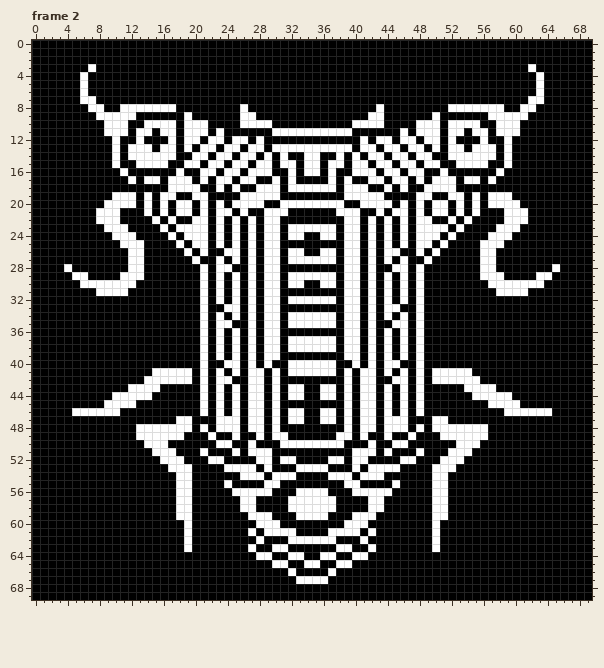
File history of a pixel-art file, aseprite/Enemies/Bosses/V2/boss_03.aseprite. This is how it looked before the edit.
70x70 pixels, 10 frames. Shown: frame 2. The commit also changed other frames, which this record leaves out.
The result:
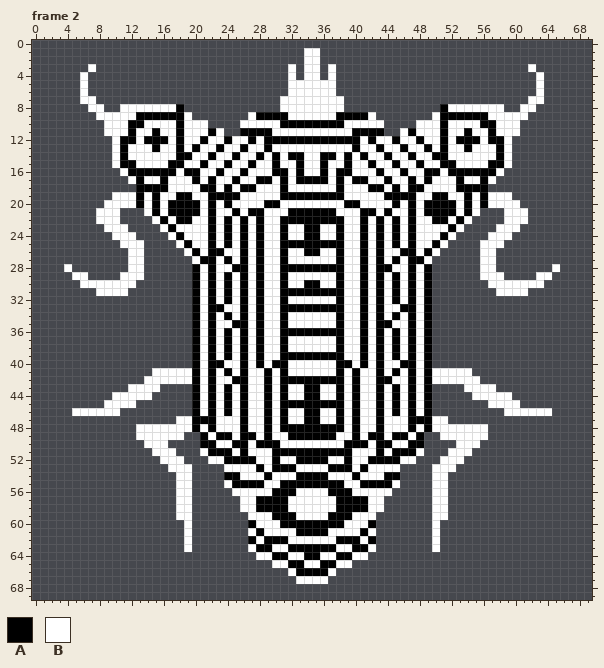
Palette (. is transparent): A #000000  B #ffffff
Edits made:
layer "BG" now hidden
Changed rows in their new state; - is an unchanged pixel.
Frame 2:
first column x 0:
 0 ......................................................................
 1 ..................................BB..................................
 2 ..................................BB..................................
 3 .......-........................B.BB.B........................-.......
 4 ......-.........................B.BB.B.........................-......
 5 ......-.........................BBBBBB.........................-......
 6 ......-.........................BBBBBB.........................-......
 7 ......--.......................BBBBBBBB.......................--......
 8 .......--..--------............BBBBBBBB............--------..--.......
 9 ........------------.......-----BBBBBB-----.......------------........
10 .........-------------....----B--------B----....-------------.........
11 .........---------------..------------------..---------------.........
12 ..........--------------------------------------------------..........
13 ..........--------------------------------------------------..........
14 ..........--------------------------------------------------..........
15 ..........--------------------------------------------------..........
16 ...........------------------------------------------------...........
17 ............----------------------------------------------............
18 .............--------------------------------------------.............
19 ..........--------------------------------------------------..........
20 .........---------AA------------------------------AA---------.........
21 ........---...----AA------------------------------AA----...---........
22 ........---....----------------------------------------....---........
23 .........---....------------------AA------------------....---.........
24 ..........---....------------------------------------....---..........
25 ...........---....----------------------------------....---...........
26 ............--.....--------------------------------.....--............
27 ............--......------------------------------......--............
28 ....-.......--......------------------------------......--.......-....
29 .....--....---......------------------------------......---....--.....
30 ......-------.......------------------------------.......-------......
31 ........----........------------------------------........----........
32 ....................------------------------------....................
33 ....................------------------------------....................
34 ....................------------------------------....................
35 ....................------------------------------....................
36 ....................------------------------------....................
37 ....................------------------------------....................
38 ....................------------------------------....................
39 ....................------------------------------....................
40 ....................------------------------------....................
41 ...............----------------------------------------...............
42 ..............------------------------------------------..............
43 ............----....------------------------------....----............
44 ..........-----.....------------------------------.....-----..........
45 .........----.......------------------------------.......----.........
46 .....------.........------------------------------.........------.....
47 ..................----------------------------------..................
48 .............--------------------------------------------.............
49 .............------..----------------------------..------.............
50 ..............---....----------------------------....---..............
51 ...............---...----------------------------...---...............
52 ................---...--------------------------...---................
53 .................---....----------------------....---.................
54 ..................--....----------------------....--..................
55 ..................--....----------------------....--..................
56 ..................--.....--------------------.....--..................
57 ..................--......------------------......--..................
58 ..................--......------------------......--..................
59 ..................--.......----------------.......--..................
60 ...................-.......----------------.......-...................
61 ...................-.......----------------.......-...................
62 ...................-.......----------------.......-...................
63 ...................-.......----------------.......-...................
64 ............................--------------............................
65 ..............................----------..............................
66 ................................------................................
67 .................................----.................................
68 ......................................................................
69 ......................................................................
